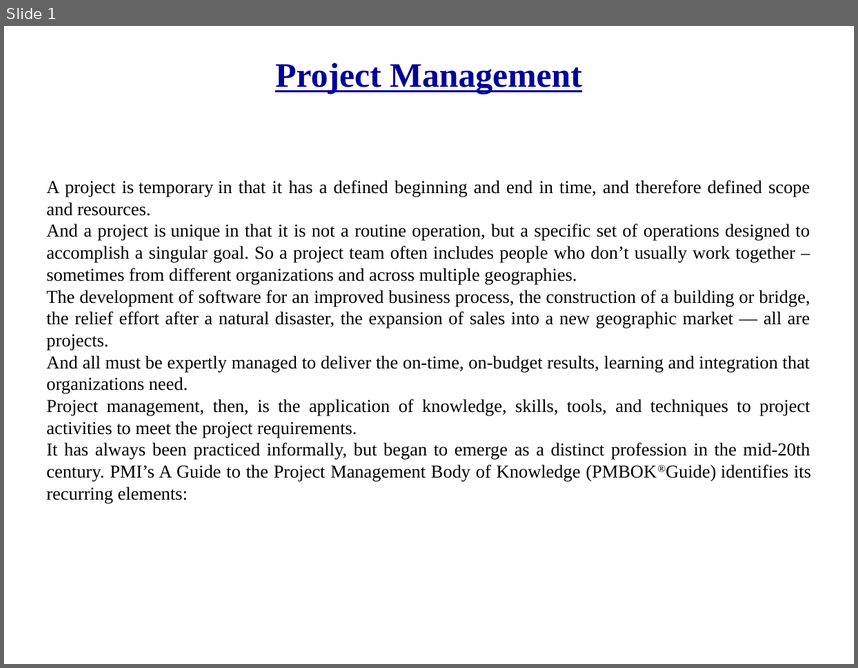
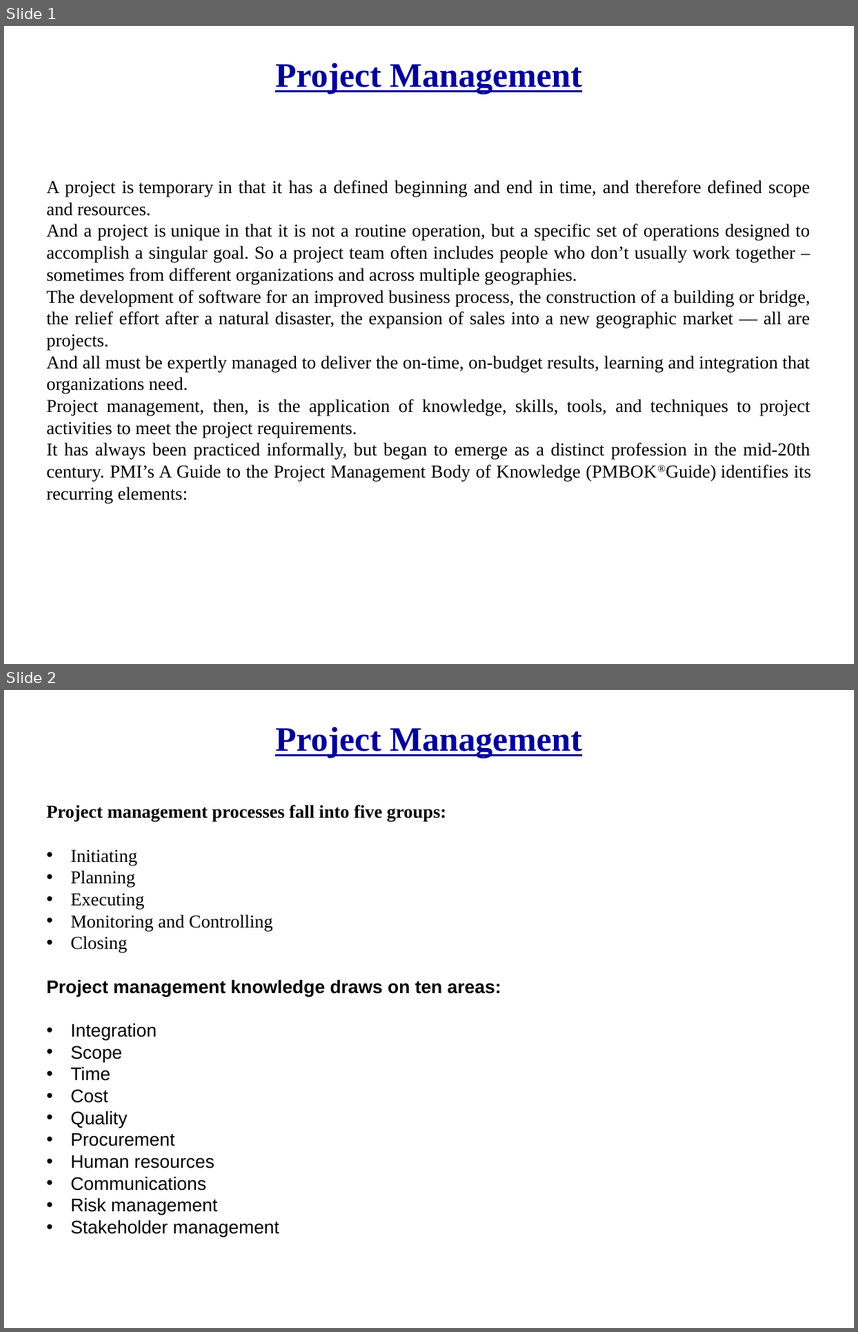
Before and after one commit to rajparsi/Newrepo, a slide deck: Test PPT.pptx. Shown one above the other, each under a label of ours: slide 1 before the commit, slides 1 and 2 after it. The pictures are 858x668 and 858x1332 pixels, drawn with LibreOffice and Linux fonts; fonts in the diff are those of the drawing. Boxes give left, top, right and bottom in pixels: in the first picture for what was removed or moved away, otherwise in the second. Text is boxed around its words. In the diff, an @@ line names an element or a change of style, - is before the commit and + after.

Commit message:
Added One New Slide

```diff
--- a/Test PPT.pptx
+++ b/Test PPT.pptx
@@ slide 2 added at (4,690,854,1328), background #FFFFFF @@
@@ title added at (275,727,582,758), 32 pt, text #000099, bold, underline @@
+Project Management
@@ text added at (47,805,501,1237), 17 pt, text #000000 @@
+Project management processes fall into five groups:
+• Initiating
+• Planning
+• Executing
+• Monitoring and Controlling
+• Closing
+Project management knowledge draws on ten areas:
+• Integration
+• Scope
+• Time
+• Cost
+• Quality
+• Procurement
+• Human resources
+• Communications
+• Risk management
+• Stakeholder management
```
